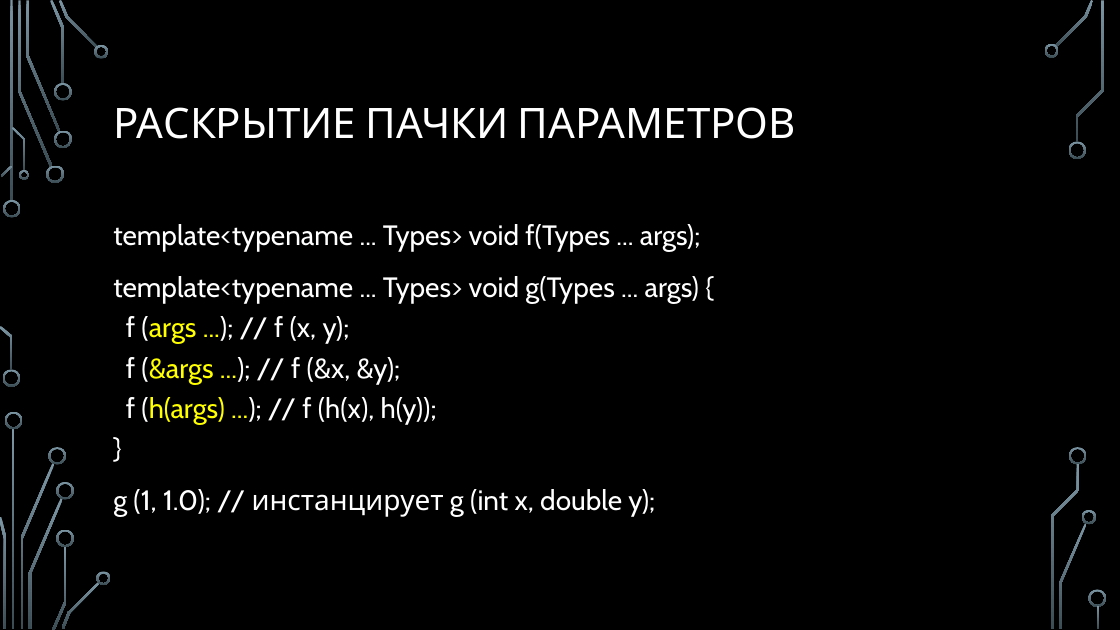
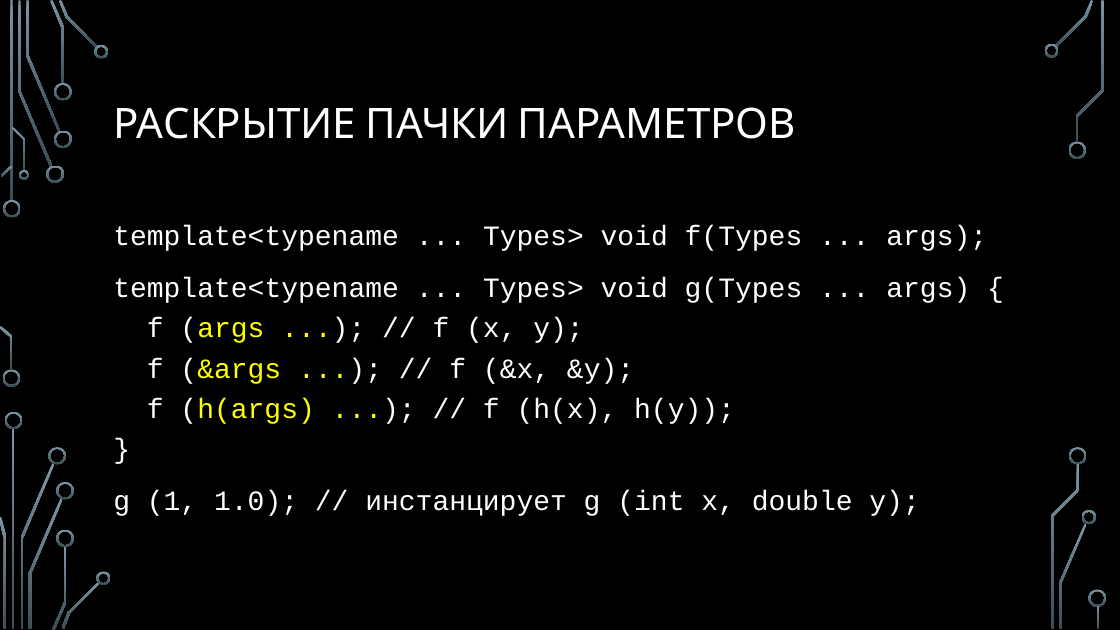
Before and after one commit to MIPT-ILab/cpp-lects-rus, a slide deck: slide 12 of slides/lec2-6-variadics.pptx. Drawn at 1120x630 pixels with LibreOffice and Linux fonts; fonts in the diff are those of the drawing; background and template pictures are left out. Boxes give left, top, right and bottom in pixels: in the first picture for what was removed or moved away, otherwise in the second. Text is boxed around its words. In the diff, an @@ line names an element or a change of style, - is before the commit and + after.

```diff
--- a/slides/lec2-6-variadics.pptx
+++ b/slides/lec2-6-variadics.pptx
@@ text "template<typename ... Types> void f(Types ..." at [113,225,987,516]: font Cabin to Courier New @@
```
Also in this commit, not shown: 8 other slides changed, 3 slides added, 56 other files.
